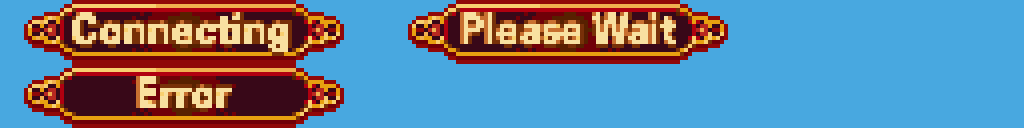
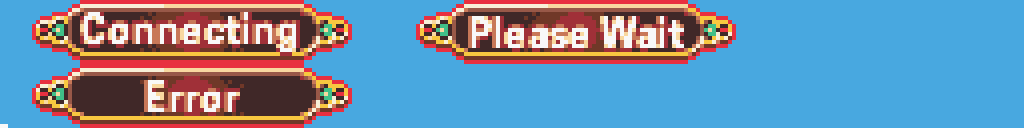
Layers edited between the first and the second 1024×128 image:
moved "Please wait" above "Error", painted on it over (x1=460, y1=12, x2=684, y2=52)
painted on "Error" over (x1=136, y1=76, x2=240, y2=116)
painted on "Connecting" over (x1=72, y1=12, x2=300, y2=56)
renamed "original_buttons2.bmp" to "BG", painted on it over (x1=0, y1=0, x2=736, y2=128)
